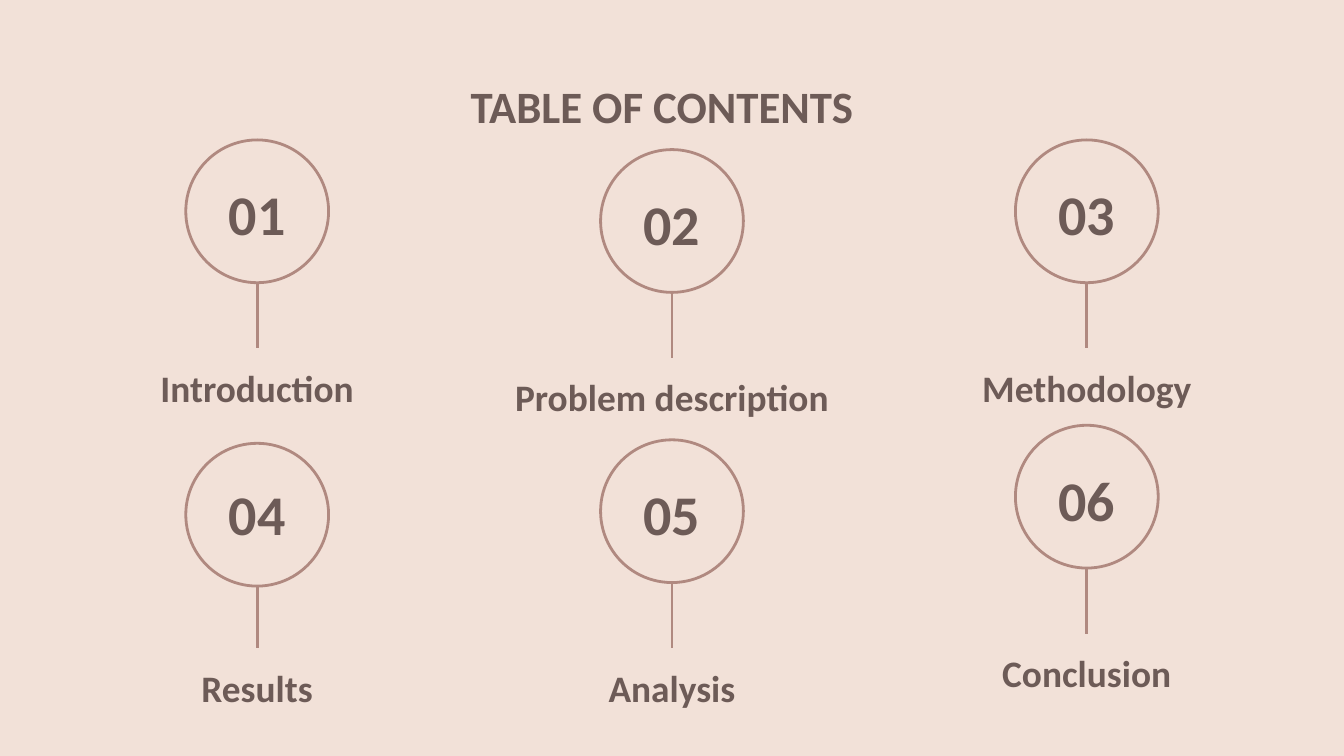
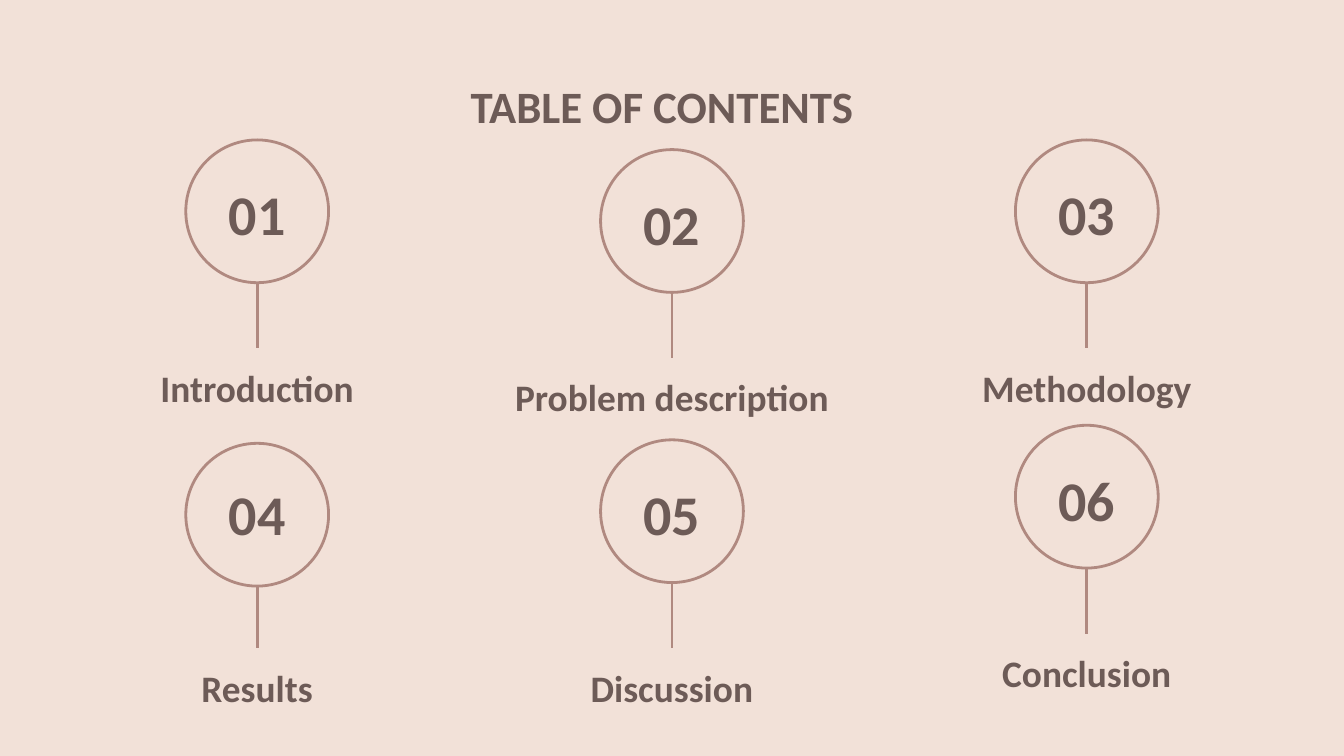
Before and after one commit to jakhin03/optimization_exam_scheduling_large_sized, a slide deck: slide 2 of Presentation/Exam time table large sized.pptx. Drawn at 1344x756 pixels with LibreOffice and Linux fonts; fonts in the diff are those of the drawing; background and template pictures are left out. Boxes give left, top, right and bottom in pixels: in the first picture for what was removed or moved away, otherwise in the second. Text is boxed around its words. In the diff, an @@ line names an element or a change of style, - is before the commit and + after.

```diff
--- a/Presentation/Exam time table large sized.pptx
+++ b/Presentation/Exam time table large sized.pptx
@@ text at [591, 676, 753, 702]: text changed @@
-Analysis
+Discussion
```
Also in this commit, not shown: 1 other slide changed, 5 other files.
